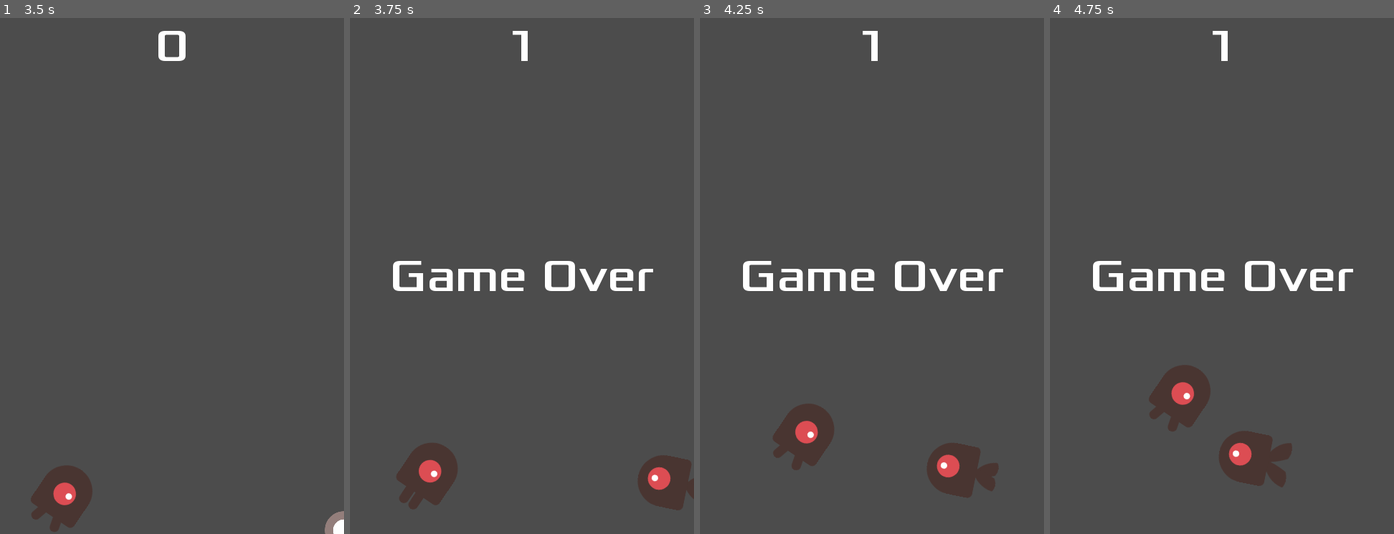
Above: before the commit, frames 1-4 (left to right).
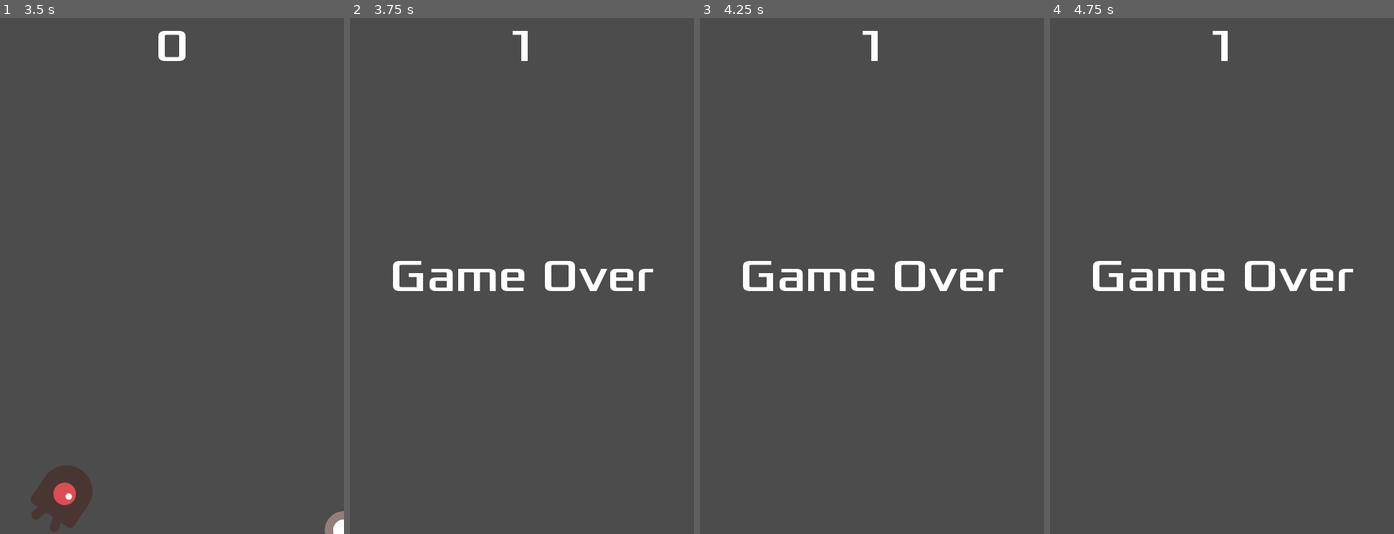
Above: after the commit, the same moments.

Repository: Taektiek/monsterrun
Game: Godot game, scene res://Main.tscn
The game is run twice, just before and just after one commit, with the same random seed, the same clock (stepped at 60 frames per second) and the same inputs.
Inputs:
- Up to frame 1 (3.5 s): click "Start Game" at 0.5 s; tap Enter at 1.25 s; hold Right (ui_right) 1.28-2.03 s; hold Down (ui_down) 2.03-2.78 s; hold Right (ui_right) from 2.78 s (still down)
- Up to frame 2 (3.75 s): release Right (ui_right) at 3.53 s; hold Up (ui_up) from 3.53 s (still down)
- Up to frame 3 (4.25 s): keep holding Up (ui_up)
- Up to frame 4 (4.75 s): release Up (ui_up) at 4.28 s; hold Left (ui_left) from 4.28 s (still down)

Frame 1 is identical in both runs. In frame 2, 2.9% of the frame differs, in the area x 13-100%, y 82-96%; in frame 3, 3.0%; in frame 4, 3.1%, in the area x 28-71%, y 67-91%.

Commit message:
Kill Mobs on Game Over

Diff:
--- a/Mob.tscn
+++ b/Mob.tscn
@@ -30,7 +30,9 @@
 radius = 35.3638
 height = 33.0175
 
-[node name="Mob" type="RigidBody2D"]
+[node name="Mob" type="RigidBody2D" groups=[
+"mobs",
+]]
 collision_mask = 0
 gravity_scale = 0.0
 script = ExtResource( 7 )
